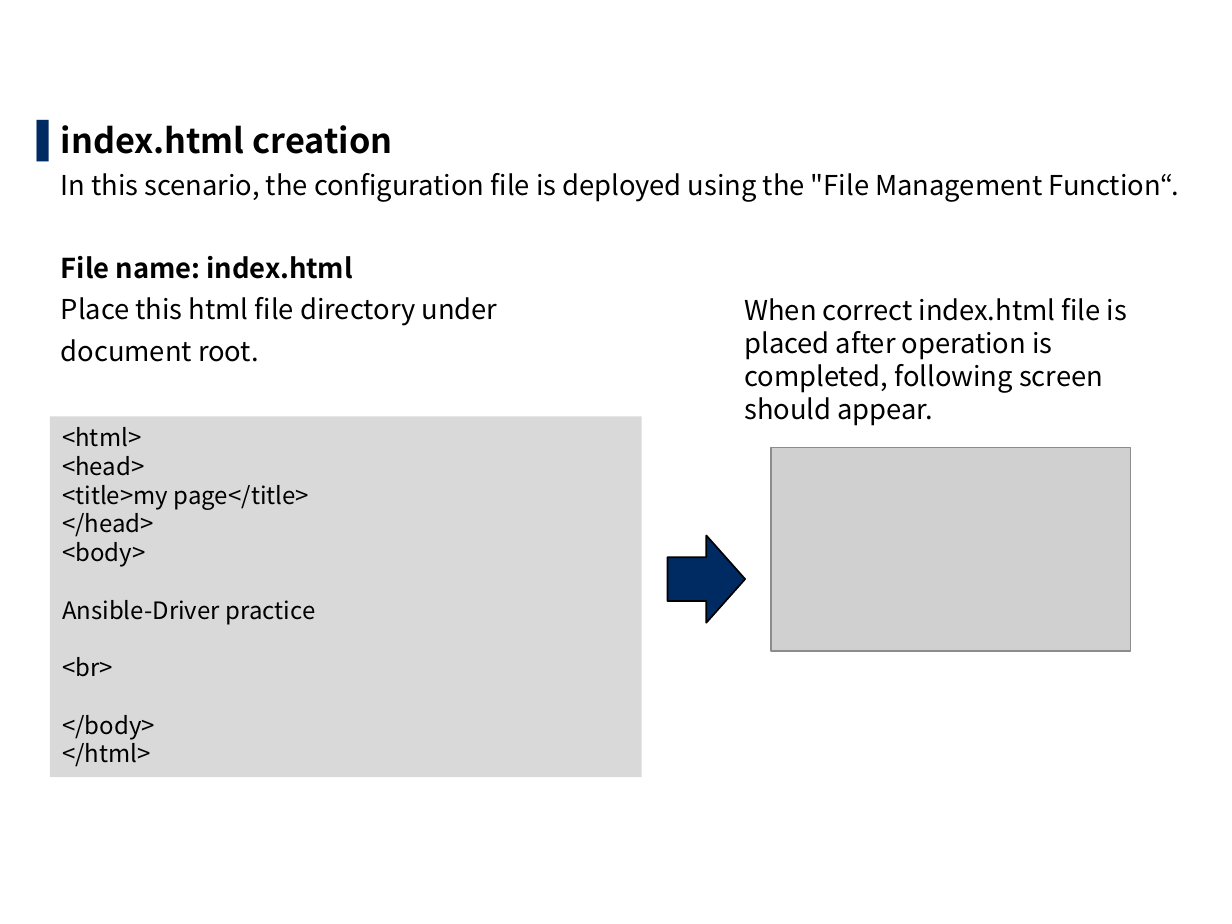
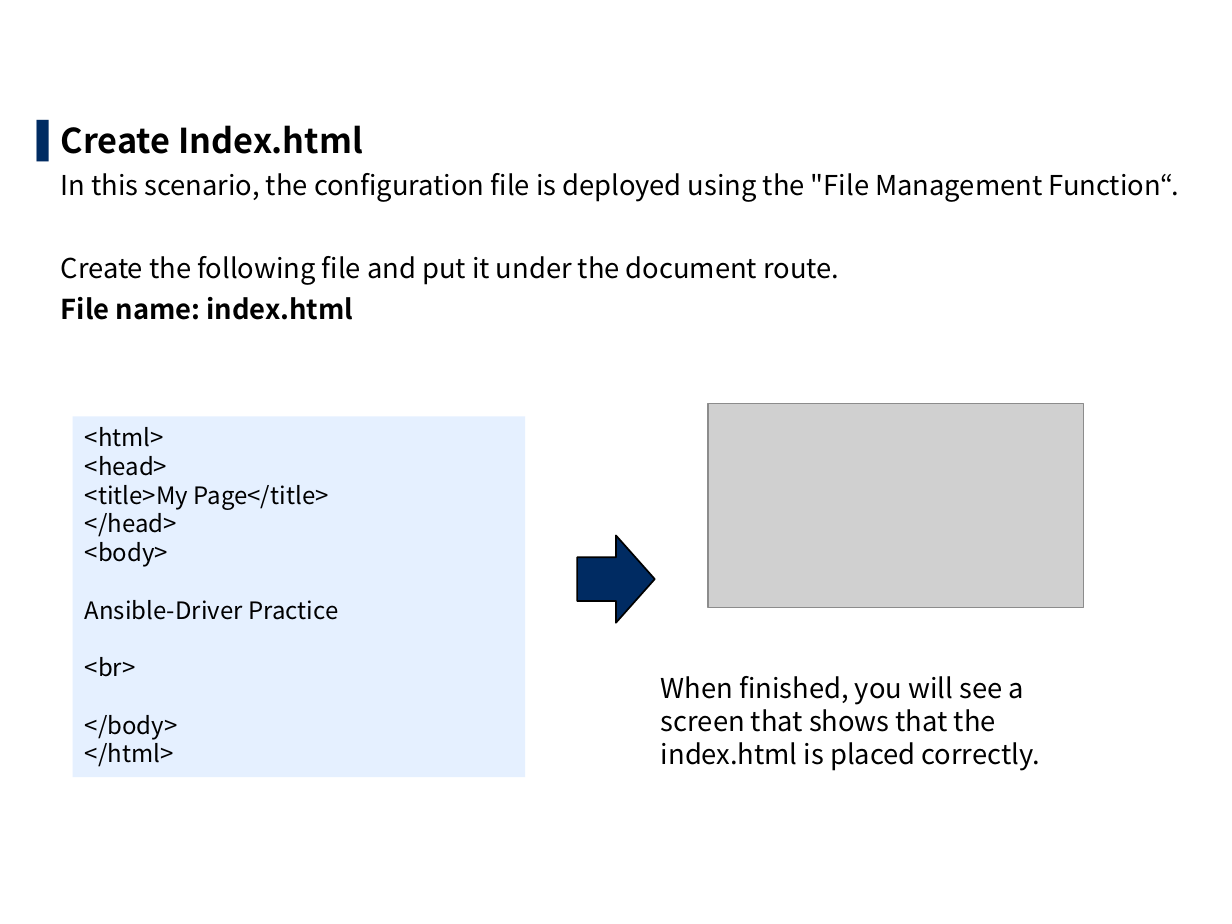
Before and after one commit to exastro-suite/it-automation-docs, a slide deck: slide 10 of asset/Learn/ITA-Ansible-Driver_en_practice.pptx (slide 9 before the commit). Drawn at 1232x924 pixels with LibreOffice and Linux fonts; fonts in the diff are those of the drawing; grey boxes stand for pictures; background and template pictures are left out. Boxes give left, top, right and bottom in pixels: in the first picture for what was removed or moved away, otherwise in the second. Text is boxed around its words. In the diff, an @@ line names an element or a change of style, - is before the commit and + after.

```diff
--- a/asset/Learn/ITA-Ansible-Driver_en_practice.pptx
+++ b/asset/Learn/ITA-Ansible-Driver_en_practice.pptx
@@ text at (61,125,363,154): text changed @@
-▌ index.html creation
+▌ Create Index.html
@@ text at (61,256,839,285): paragraph added @@
+Create the following file and put it under the document route.
@@ text at (61,297,498,362): paragraphs removed @@
-Place this html file directory under
-document root.
@@ text removed at (744,298,1127,426) @@
-When correct index.html file is placed after operation is completed, following screen should appear.
@@ rectangle "<html>": place and size @@
-rectangle "<html>" at (51,416,642,777)
+rectangle "<html>" at (73,416,525,777)
@@ rectangle "<html>" at (73,416,525,777): fill #D9D9D9 to #E5F0FF @@
@@ picture: place and size @@
-picture at (771,447,1131,650)
+picture at (708,404,1084,607)
@@ text in rectangle at (85,485,329,510): text changed @@
-<title>my page</title>
+<title>My Page</title>
@@ right arrow: place and size @@
-right arrow at (668,536,745,623)
+right arrow at (577,536,654,623)
@@ text in rectangle at (85,600,338,620): text changed @@
-Ansible-Driver practice
+Ansible-Driver Practice
@@ text added at (661,676,1040,771), 16 pt, text #000000 @@
+When finished, you will see a screen that shows that the index.html is placed correctly.
```
Also in this commit, not shown: 61 other slides changed, 3 slides added, 7 other files.
